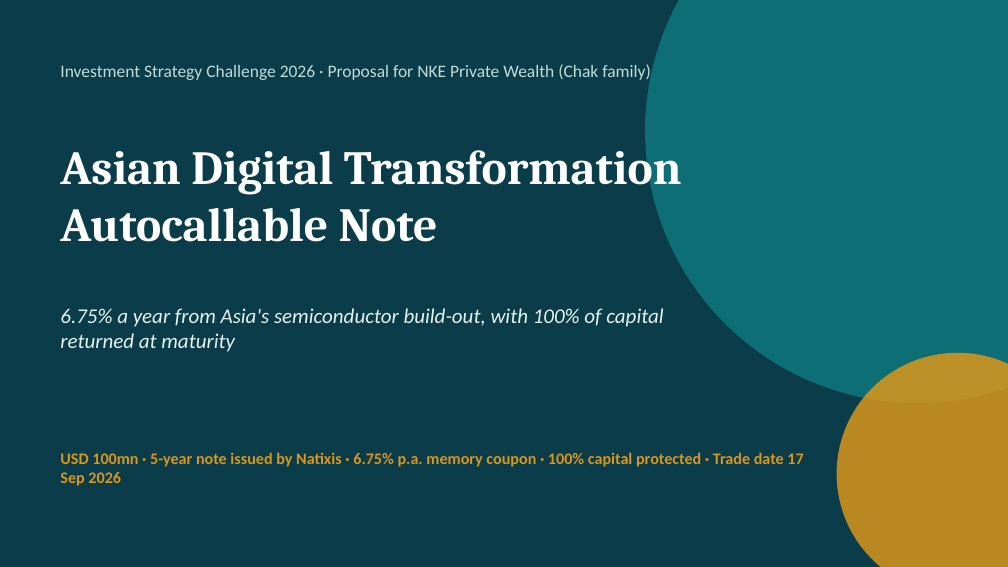
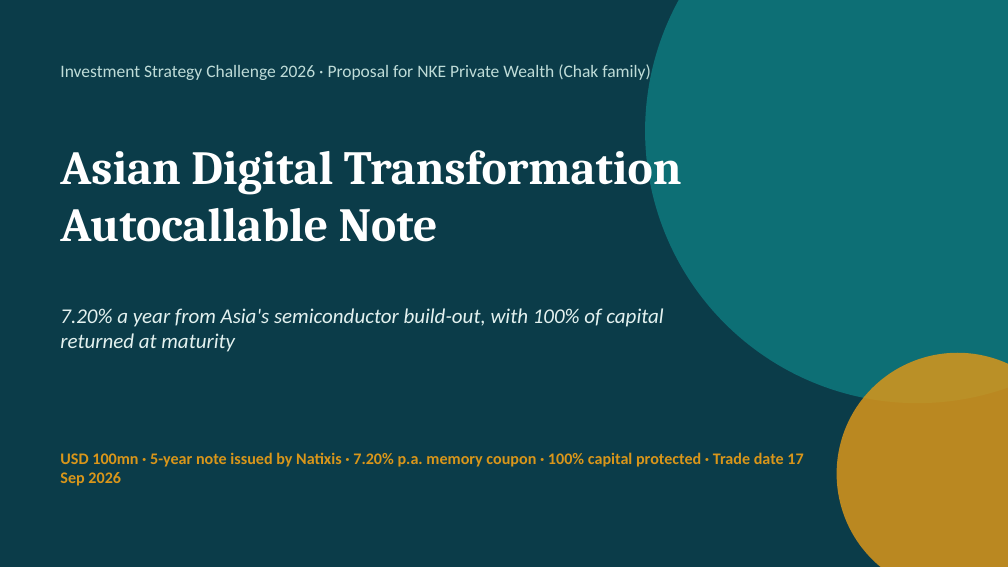
Before and after one commit to benjaminlhl/natixis-case-comp, a slide deck: slide 1 of deck/Asian-Digital-Autocallable-Note.pptx. Drawn at 1008x567 pixels with LibreOffice and Linux fonts; fonts in the diff are those of the drawing. Boxes give left, top, right and bottom in pixels: in the first picture for what was removed or moved away, otherwise in the second. Text is boxed around its words. In the diff, an @@ line names an element or a change of style, - is before the commit and + after.

```diff
--- a/deck/Asian-Digital-Autocallable-Note.pptx
+++ b/deck/Asian-Digital-Autocallable-Note.pptx
@@ text at [60,308,663,352]: text changed @@
-6.75% a year from Asia's semiconductor build-out, with 100% of capital returned at maturity
+7.20% a year from Asia's semiconductor build-out, with 100% of capital returned at maturity
@@ text at [60,452,803,486]: text changed @@
-USD 100mn · 5-year note issued by Natixis · 6.75% p.a. memory coupon · 100% capital protected · Trade date 17 Sep 2026
+USD 100mn · 5-year note issued by Natixis · 7.20% p.a. memory coupon · 100% capital protected · Trade date 17 Sep 2026
```
Also in this commit, not shown: 12 other slides changed, 1 slide added, 1 slide removed, 11 other files.
